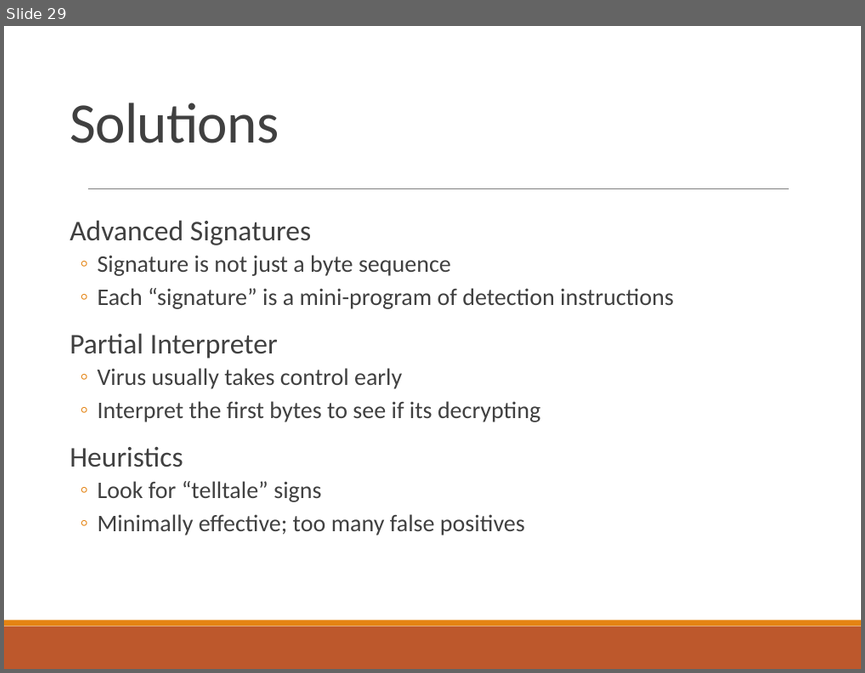
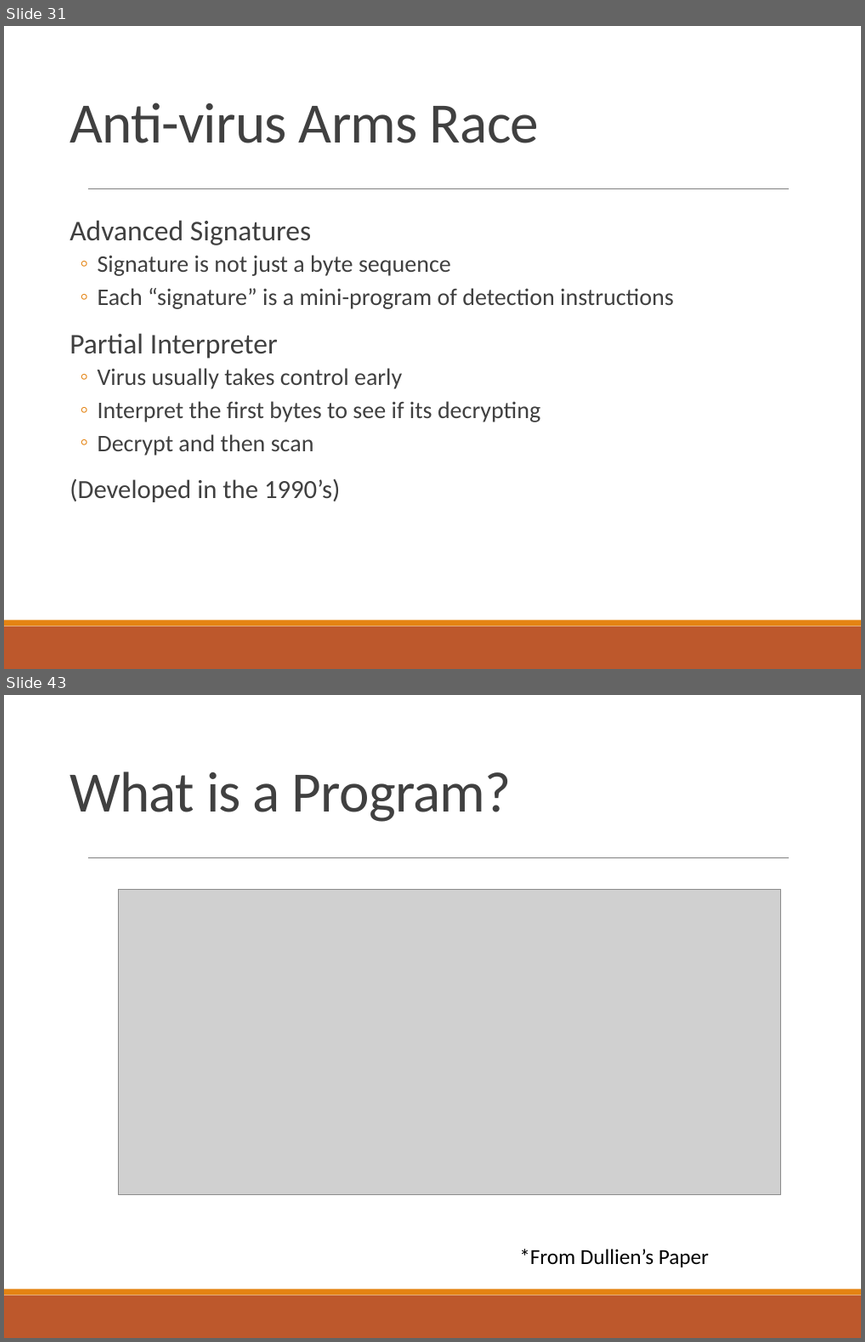
Before and after one commit to CrimsonVista/UTAustin-Courses, a slide deck: 2020fa_cs361s/lectures/20201026_malicious_software.pptx. Shown one above the other, each under a label of ours: slide 29 before the commit, slides 31 and 43 after it; the slides between them are not shown. The pictures are 865x673 and 865x1342 pixels, drawn with LibreOffice and Linux fonts; fonts in the diff are those of the drawing; grey boxes stand for pictures. Boxes give left, top, right and bottom in pixels: in the first picture for what was removed or moved away, otherwise in the second. Text is boxed around its words. In the diff, an @@ line names an element or a change of style, - is before the commit and + after.

```diff
--- a/2020fa_cs361s/lectures/20201026_malicious_software.pptx
+++ b/2020fa_cs361s/lectures/20201026_malicious_software.pptx
@@ slide 43 added at <box>4,695,861,1338</box>, background #FFFFFF; not listed: 3 template elements that a slide beside it also shows @@
@@ title added at <box>69,771,511,822</box>, 48 pt, text #404040 @@
+What is a Program?
@@ picture added at <box>118,889,780,1195</box> @@
@@ text added at <box>519,1248,709,1267</box>, 18 pt, text #000000 @@
+*From Dullien’s Paper
@@ what was slide 29 is now slide 31 @@
@@ slide 31 changed as well @@
@@ title at <box>69,102,539,143</box>: text changed @@
-Solutions
+Anti-virus Arms Race
@@ text at <box>69,434,340,502</box>: text changed; size 20 to 22 pt @@
-  Heuristics
-  ◦ Look for “telltale” signs
-  ◦ Minimally effective; too many false positives
+  ◦ Decrypt and then scan
+  (Developed in the 1990’s)
```
Also in this commit, not shown: 3 other slides changed, 17 other slides added, 1 slide removed, 1 other file.
